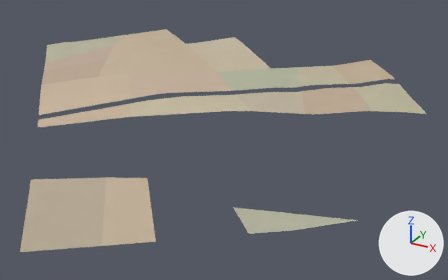
Two versions of the glTF model assets/malta/countryside/farm_18_9_soil.glb, one commit apart.
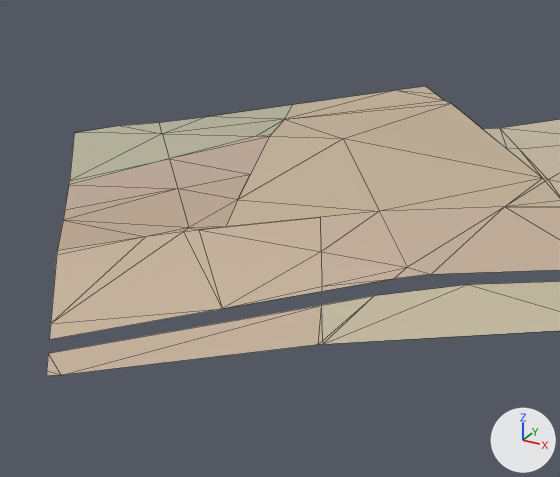
There are two pictures of each version: one whole from a 50 mm camera at (486.0, -548.0, 195.0) aimed at (263.0, -142.0, -8.0), one close up on the part from 5% to 47% of the width and 0% to 58% of the height. Every picture has the same lights, and +X, +Y and +Z are marked at lower right. The older version's two pictures come first. The close-ups show mesh edges as thin lines. Vertices at exactly the same position are counted once.

The scene before the commit, as lines of its bpy script (objects in view):
```python
me_geometry_0 = bpy.data.meshes.new('geometry_0')
me_geometry_0.from_pydata(...)  # 145 vertices, 172 faces; spans x 10.0..403.0, y -351.0..29.0, z 2.0..31.0
me_geometry_0.materials.append(mat_defaultmaterial)
# before: 60 (94.0, 29.0, 27.0) at pixel (425, 86)
ob_geometry_0 = bpy.data.objects.new('geometry_0', me_geometry_0)
ob_geometry_0.location = (0.0, 0.0, 0.0)
```
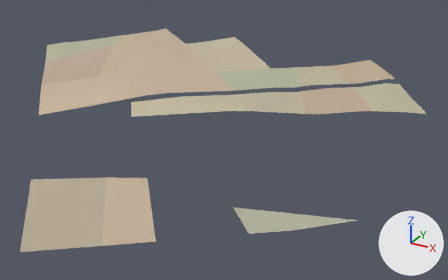
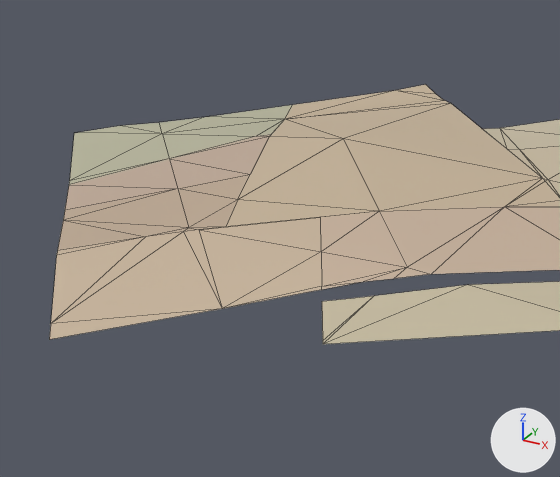
The change in detail:
me_geometry_0 is used by ob_geometry_0; location (0.0, 0.0, 0.0).
Verts and faces of me_geometry_0; kept vertices keep their numbers, new ones are numbered from 145.
me_geometry_0 had 145 vertices, 172 faces and spanned x 10.0..403.0, y -351.0..29.0, z 2.0..31.0.
me_geometry_0 now has 141 vertices, 167 faces and spans x 10.0..403.0, y -351.0..29.0, z 2.0..31.0.
Part 1, on me_geometry_0:
Vertex 60 moves to (94.0, 29.0, 28.0), pixel (425, 84).
Part 2, on me_geometry_0:
7 vertices are removed from x 131.0..200.0, y -222.0..-160.0, z 7.0..19.0.
10 faces are deleted.
3 vertices are added at (184.0, -160.0, 20.0), (189.0, -166.0, 19.0), (193.0, -152.0, 21.0).
5 new faces join them.

Where the change shows, as pixel boxes [x1, y1, x2, y2] in the close-ups (560 x 477 px; the box of a moved part takes in the faces that stretch with it):
'geometry_0', reshaped: before [46, 86, 560, 376]; after [49, 84, 560, 344]
part 1 of me_geometry_0, moved or reshaped: before [398, 86, 435, 94]; after [398, 84, 435, 94]
part 2 of me_geometry_0, cut back: before [46, 267, 407, 376]; after [228, 267, 407, 340]
